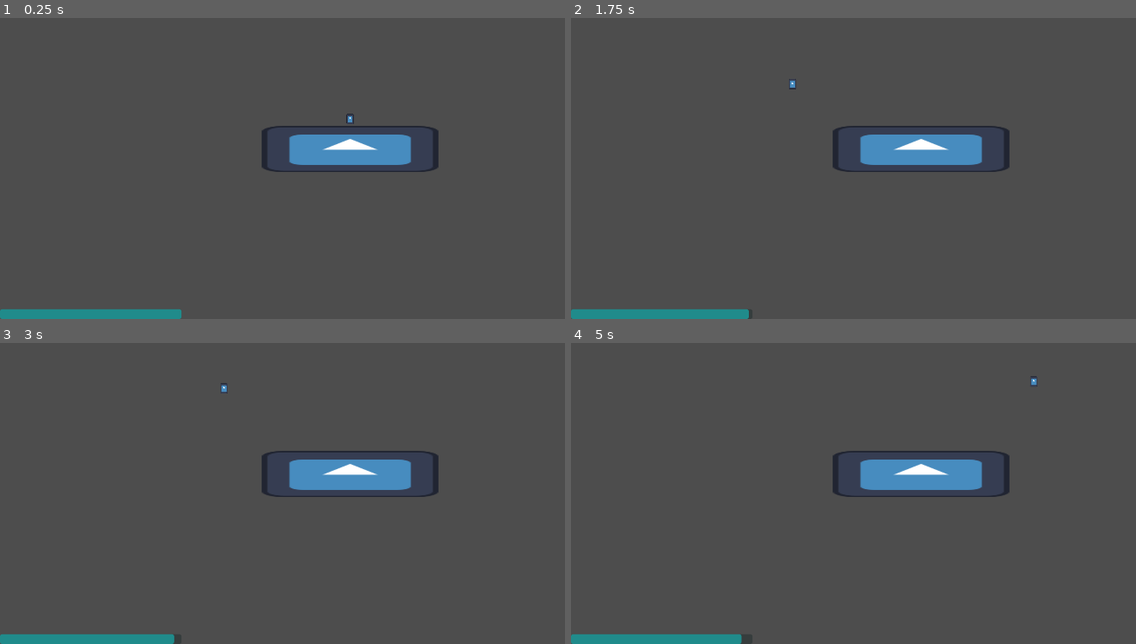
Above: before the commit, frames 1-4 (two rows, left to right).
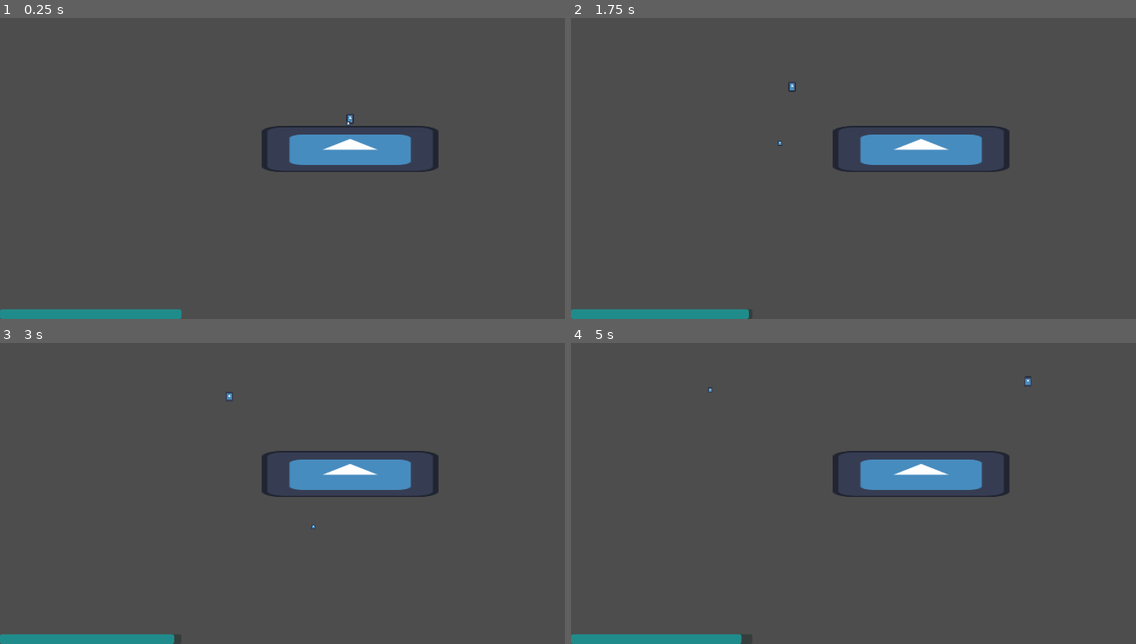
Above: after the commit, the same moments.

Repository: aragocz/game
Game: Godot game, scene res://test.tscn
Two runs of this game, one before a commit and one after it. Both use one fixed random seed, a clock stepped at 60 frames per second and the inputs below. The engine's default icon, where the game draws it, is replaced by a stand-in: a white triangle on a blue panel in a dark square.
Inputs (mouse positions are in pixels of both pictures, inside the frame that each line leads up to):
- Up to frame 1 (0.25 s): no input
- Up to frame 2 (1.75 s): tap Enter at 0.5 s; move the mouse to (1073, 105) at 0.52 s; hold D (right) from 0.53 s (still down); tap Shift (slow) at 0.6, 1.55 s; tap W (up) at 0.77, 1.52 s; tap R (debug_restart) at 1.25 s; move the mouse to (780, 144) at 1.27 s; tap Ctrl (slide) at 1.35 s
- Up to frame 3 (3 s): tap R (debug_restart) at 2, 2.75 s; move the mouse to (418, 364) at 2.02 s; release D (right) at 2.03 s; hold A (left) 2.03-2.78 s; tap Shift (slow) at 2.1, 2.85 s; move the mouse to (310, 526) at 2.77 s; hold D (right) from 2.78 s (still down)
- Up to frame 4 (5 s): tap W (up) at 3.02, 3.77, 4.52 s; move the mouse to (1130, 508) at 3.52 s; hold Ctrl (slide) 3.53-4.28 s; tap Shift (slow) at 3.8, 4.35 s; move the mouse to (712, 391) at 4.27 s; release D (right) at 4.28 s; hold A (left) from 4.28 s (still down)

The runs differ from the first frame. In frame 1, less than 0.1% of the frame differs, in the area x 61-63%, y 31-36%; in frame 2, less than 0.1%; in frame 3, less than 0.1%, in the area x 39-56%, y 13-62%; in frame 4, less than 0.1%.

Commit message:
radial dash

Diff:
--- a/character_body_2d.gd
+++ b/character_body_2d.gd
@@ -12,6 +12,8 @@
 var timeslow_recovery_modifier:float = 1; #slowed seconds recovered per second
 var projection:Sprite2D = null; #projection during dash
 signal timeslow_tick(percentage_left:float, recovering:bool);
+
+var tempimg:Sprite2D = null;
 
 func _ready() -> void:
 	timeslow_timer = get_node("timeslowTimer");
@@ -40,6 +42,10 @@
 		move_and_slide();
 		#endif
 	#endif
+
+	if slowed:
+		projection.position = radialPosition(self.get_global_mouse_position(), 100, self.position);
+	#endif
 #endfunc
 
 func _process(_delta: float) -> void:
@@ -59,7 +65,6 @@
 	#endif
 	if slowed:
 		emit_signal("timeslow_tick", (timeslow_timer.get_time_left()/timeslow)*100);
-		projection.position = radialPosition(self.get_local_mouse_position(), 100);
 		#endif
 	#endif
 
@@ -100,8 +105,5 @@
 func componentClamp(vector:Vector2, minV:Vector2, maxV:Vector2) -> Vector2:
 	return Vector2(clamp(vector.x, minV.x, maxV.x), clamp(vector.y, minV.y, maxV.y));
 
-func radialPosition(vector:Vector2, radius:float) -> Vector2:
-	var partX = radius*(vector.x/(abs(vector.x)+abs(vector.y)));
-	var partY = radius*(vector.y/(abs(vector.x)+abs(vector.y)));
-	print(abs(partX)+abs(partY))
-	return Vector2(partX, partY)
+func radialPosition(vector:Vector2, radius:float, origin:Vector2) -> Vector2:
+	return (vector-origin).normalized()*radius;
--- a/main.gd
+++ b/main.gd
@@ -1,7 +1,19 @@
 extends Node
+var tmp = Sprite2D.new()
 
+func _ready() -> void:
+	tmp.texture = load("res://icon.svg")
+	tmp.scale = Vector2(0.1,0.1);
+	self.add_child(tmp)
 
 func _process(_delta:float):
 	#DEBUG FUNCTION
 	if Input.is_action_just_pressed("menu"):
 		get_tree().quit()
+
+func _physics_process(_delta: float) -> void:
+	tmp.global_position = DisplayServer.mouse_get_position();
+	print(DisplayServer.mouse_get_position())
+	print(get_viewport().get_mouse_position())
+	print(get_viewport().get_camera_2d().get_global_mouse_position())
+	print("####")
--- a/project.godot
+++ b/project.godot
@@ -20,6 +20,7 @@
 window/size/viewport_width=1920
 window/size/viewport_height=1080
 window/vsync/vsync_mode=0
+mouse_cursor/custom_image_hotspot=Vector2(5, 40)
 
 [editor]
 
--- a/test.tscn
+++ b/test.tscn
@@ -33,12 +33,10 @@
 script = ExtResource("2_8uh7m")
 
 [node name="CharSprite" type="Sprite2D" parent="CharacterBody2D"]
-position = Vector2(1.90735e-06, 0.999998)
 scale = Vector2(0.15625, 0.21875)
 texture = ExtResource("1_37kl0")
 
 [node name="CollisionShape2D" type="CollisionShape2D" parent="CharacterBody2D"]
-position = Vector2(0, 1)
 shape = SubResource("RectangleShape2D_6uqi0")
 
 [node name="timeslowTimer" type="Timer" parent="CharacterBody2D"]
Binary file added: cursor.png
Not shown, added: cursor.png.import
